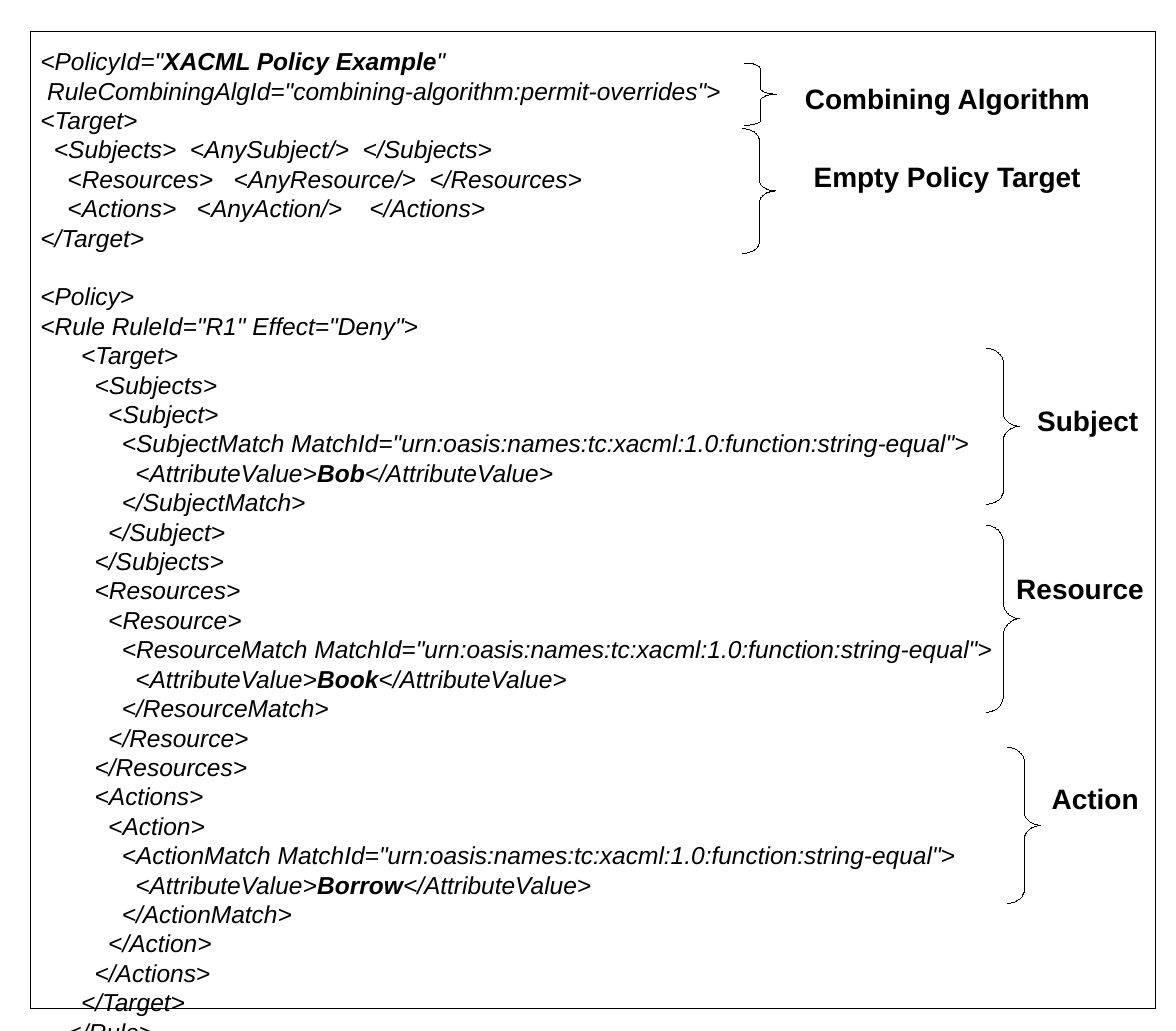
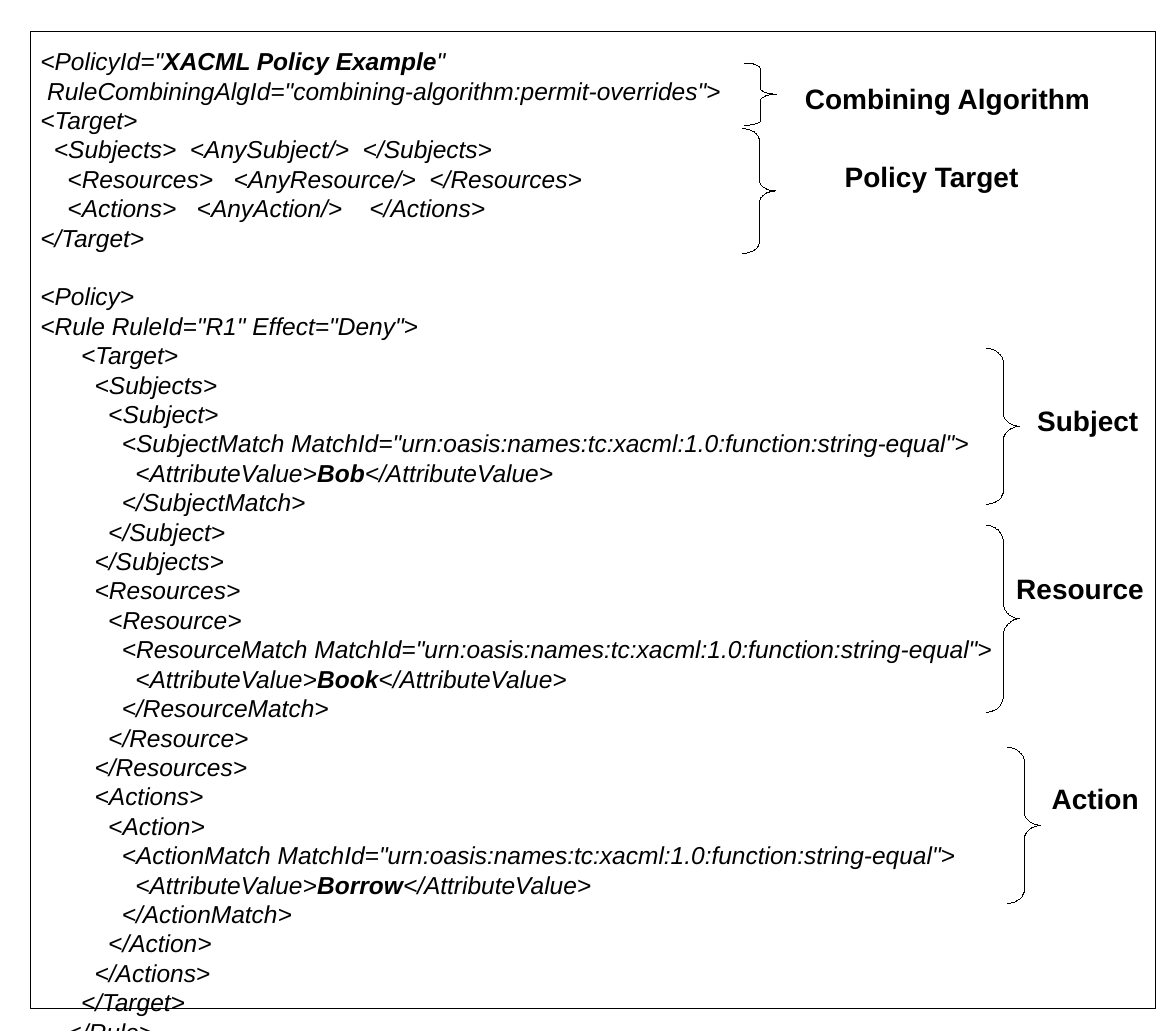
Before and after one commit to wsgan001/icpe-2012, a slide deck: slide 1 of xacml.odp. Drawn at 1176x1031 pixels with LibreOffice and Linux fonts; fonts in the diff are those of the drawing. Boxes give left, top, right and bottom in pixels: in the first picture for what was removed or moved away, otherwise in the second. Text is boxed around its words. In the diff, an @@ line names an element or a change of style, - is before the commit and + after.

```diff
--- a/xacml.odp
+++ b/xacml.odp
@@ text at (845,166,1018,193): text changed @@
-Empty Policy Target
+Policy Target
```
Also in this commit, not shown: 1 other file.
